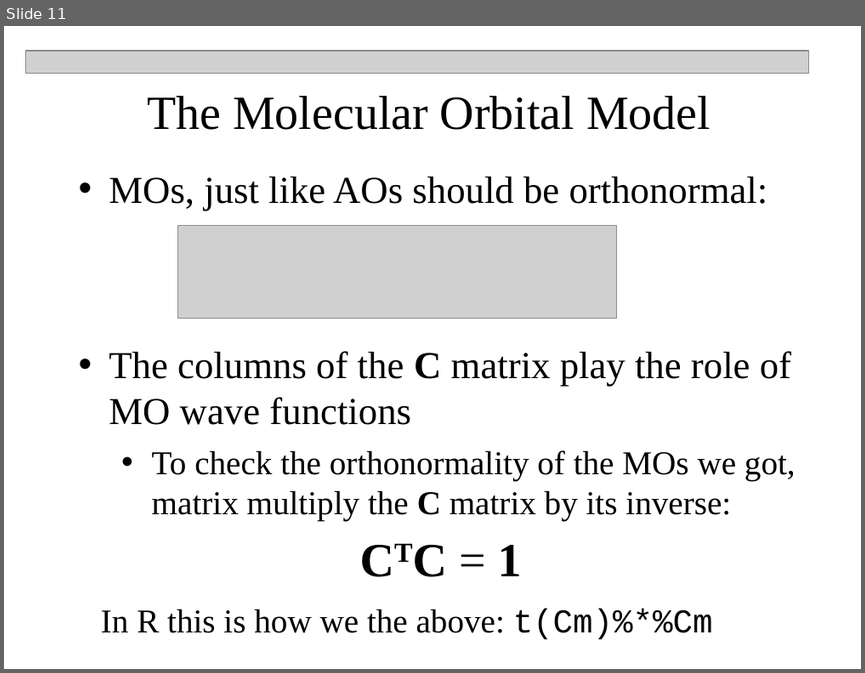
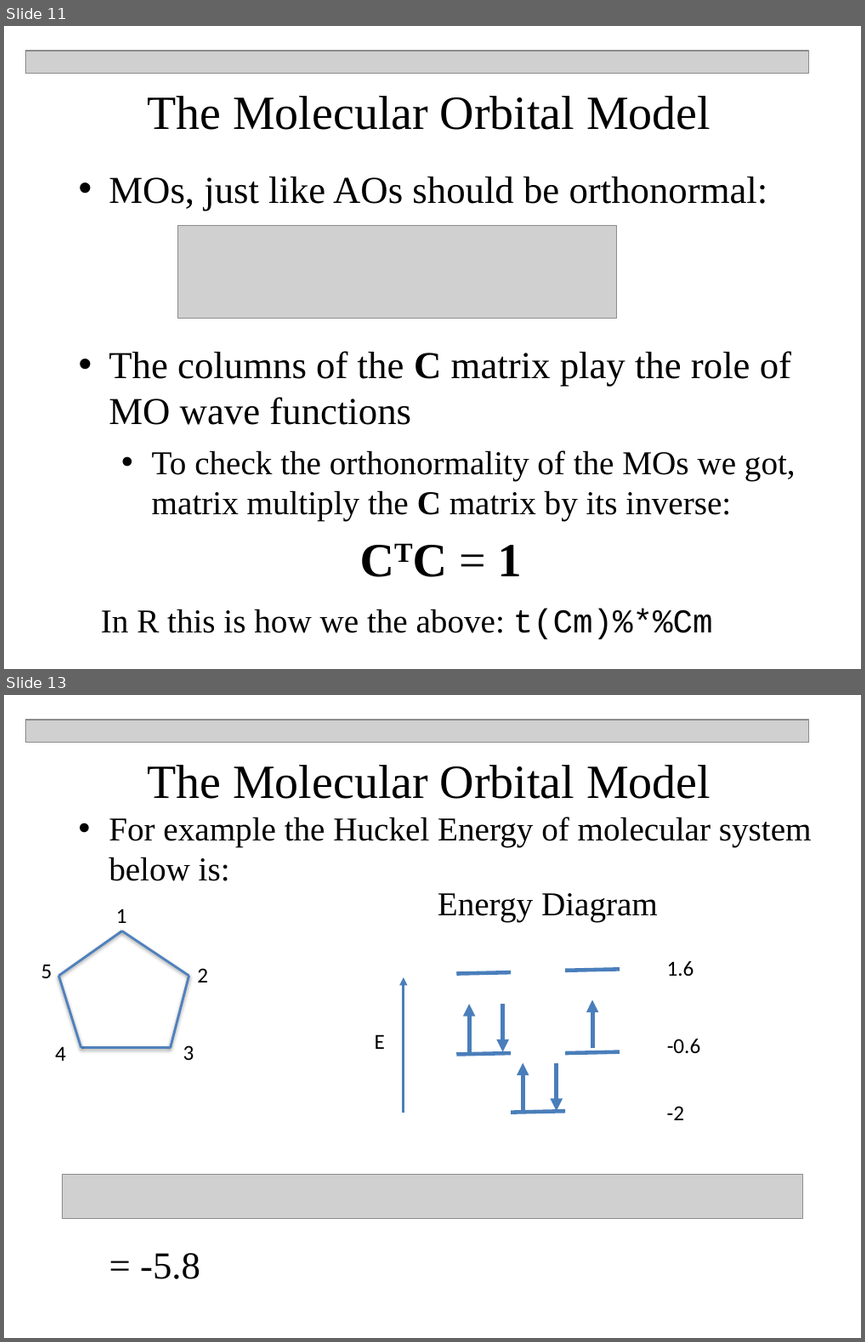
Before and after one commit to npetraco/CHE302, a slide deck: Laboratories/Lab5/Huckel_MO_Workshop.pptx. Shown one above the other, each under a label of ours: slide 11 before the commit, slides 11 and 13 after it; the slides between them are not shown. The pictures are 865x673 and 865x1342 pixels, drawn with LibreOffice and Linux fonts; fonts in the diff are those of the drawing; grey boxes stand for pictures. Boxes give left, top, right and bottom in pixels: in the first picture for what was removed or moved away, otherwise in the second. Text is boxed around its words. In the diff, an @@ line names an element or a change of style, - is before the commit and + after.

```diff
--- a/Laboratories/Lab5/Huckel_MO_Workshop.pptx
+++ b/Laboratories/Lab5/Huckel_MO_Workshop.pptx
@@ slide 13 added at box(4, 695, 861, 1338), background #FFFFFF @@
@@ picture added at box(25, 720, 808, 743) @@
@@ text added at box(147, 765, 710, 799), 40 pt, text #000000 @@
+The Molecular Orbital Model
@@ text added at box(109, 817, 812, 881), 28 pt, text #000000 @@
+  • For example the Huckel Energy of molecular system below is:
@@ text added at box(438, 893, 658, 921), 28 pt, text #000000 @@
+Energy Diagram
@@ text added at box(116, 908, 127, 923), 18 pt, text #000000 @@
+1
@@ text added at box(41, 964, 52, 978), 18 pt, text #000000 @@
+5
@@ text added at box(197, 968, 208, 982), 18 pt, text #000000 @@
+2
@@ line added from (456, 974) to (511, 973), #4B7EBC 3.25 pt @@
@@ line added from (565, 970) to (619, 970), #4B7EBC 3.25 pt @@
@@ text added at box(667, 961, 694, 975), 18 pt, text #000000 @@
+1.6
@@ group added at box(59, 930, 189, 1047): 5 lines @@
@@ arrow added from (404, 1112) to (404, 977), #4B7EBC 2.25 pt @@
@@ arrow added from (592, 1048) to (592, 1000), #4B7EBC 3.5 pt @@
@@ arrow added from (469, 1051) to (469, 1004), #4B7EBC 3.5 pt @@
@@ arrow added from (503, 1004) to (503, 1051), #4B7EBC 3.5 pt @@
@@ text added at box(55, 1046, 66, 1061), 18 pt, text #000000 @@
+4
@@ text added at box(183, 1045, 194, 1060), 18 pt, text #000000 @@
+3
@@ text added at box(375, 1034, 385, 1049), 18 pt, text #000000 @@
+E
@@ line added from (565, 1053) to (619, 1051), #4B7EBC 3.25 pt @@
@@ text added at box(667, 1038, 701, 1053), 18 pt, text #000000 @@
+-0.6
@@ line added from (456, 1054) to (511, 1053), #4B7EBC 3.25 pt @@
@@ arrow added from (522, 1111) to (522, 1062), #4B7EBC 3.5 pt @@
@@ arrow added from (556, 1062) to (556, 1111), #4B7EBC 3.5 pt @@
@@ line added from (511, 1112) to (565, 1111), #4B7EBC 3.25 pt @@
@@ text added at box(667, 1106, 684, 1120), 18 pt, text #000000 @@
+-2
@@ picture added at box(63, 1174, 802, 1218) @@
@@ text added at box(140, 1253, 200, 1279), 32 pt, text #000000 @@
+= -5.8
```
Also in this commit, not shown: 1 slide changed, 2 other slides added, 3 other files.
